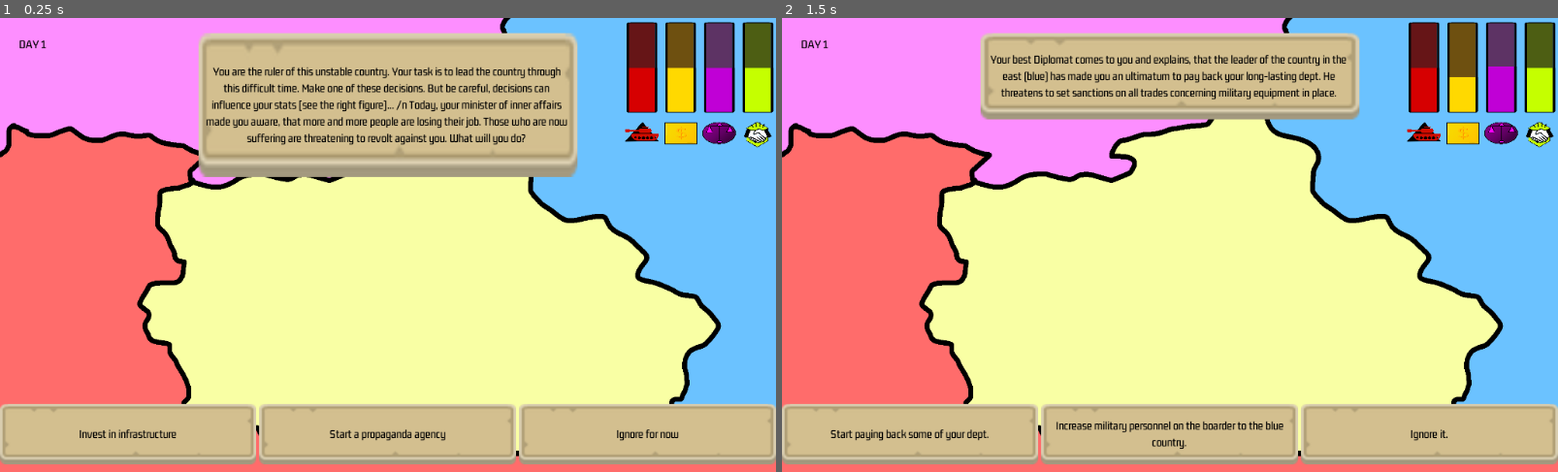
Above: before the commit, frames 1-2 (left to right).
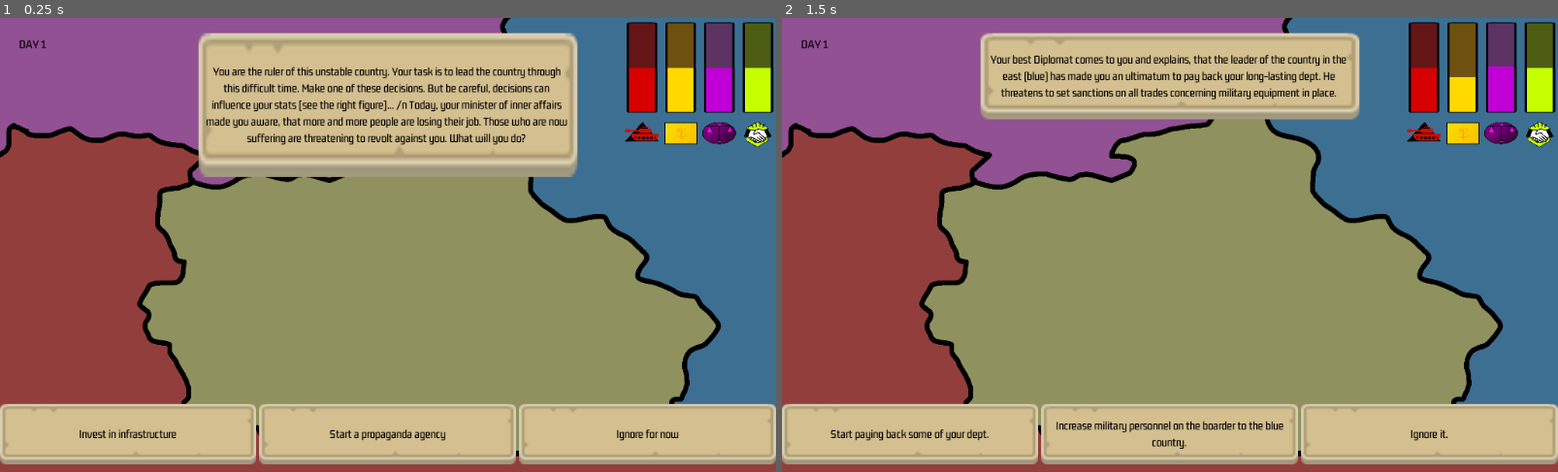
Above: after the commit, the same moments.

Repository: dsg-jam/LD49
Game: Godot game, scene res://scenes/overview.tscn
The game is run twice, just before and just after one commit, with the same random seed, the same clock (stepped at 60 frames per second) and the same inputs.
Inputs (mouse positions are in pixels of both pictures, inside the frame that each line leads up to):
- Up to frame 1 (0.25 s): no input
- Up to frame 2 (1.5 s): tap Enter at 0.5 s; click (913, 435) at 1.27 s

The runs differ from the first frame. In frame 1, 67% of the frame differs, in the area x 0-100%, y 0-100%; in frame 2, 72%.

Commit message:
Improve bg

Diff:
--- a/scenes/overview.tscn
+++ b/scenes/overview.tscn
@@ -15,6 +15,7 @@
 }
 
 [node name="bg" type="TextureRect" parent="."]
+modulate = Color( 0.572549, 0.572549, 0.572549, 1 )
 anchor_right = 1.0
 anchor_bottom = 1.0
 texture = ExtResource( 4 )
